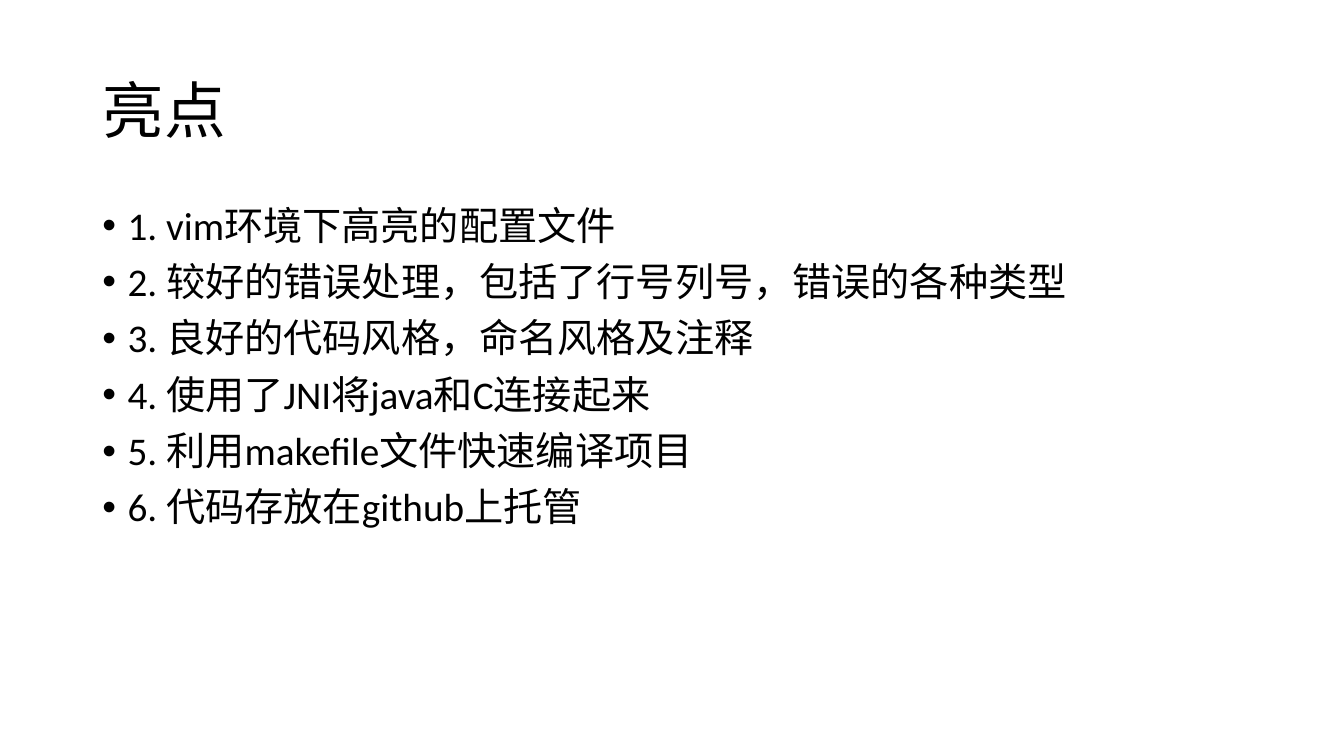
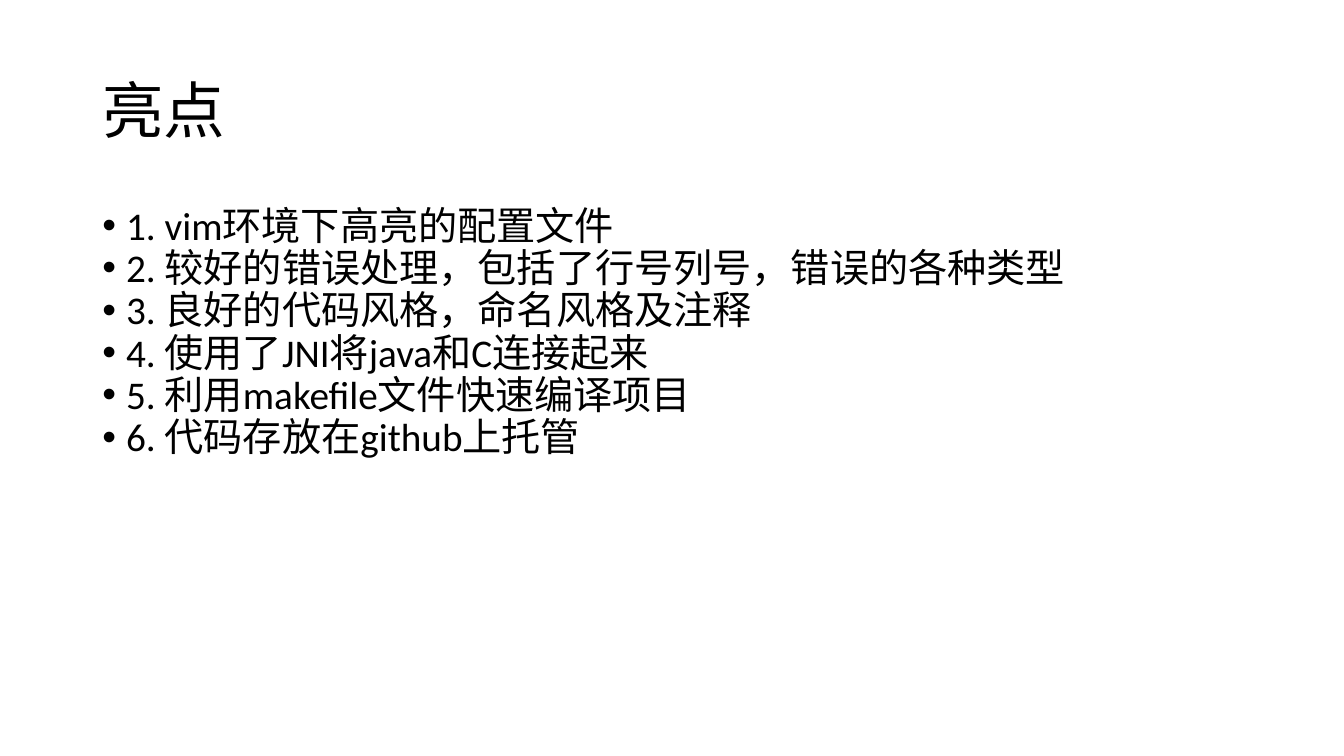
Before and after one commit to ecnucompiler/compiler, a slide deck: slide 3 of 项目说明.pptx. Drawn at 1344x756 pixels with LibreOffice and Linux fonts; fonts in the diff are those of the drawing. Boxes give left, top, right and bottom in pixels: in the first picture for what was removed or moved away, otherwise in the second. Text is boxed around its words. In the diff, an @@ line names an element or a change of style, - is before the commit and + after.

```diff
--- a/项目说明.pptx
+++ b/项目说明.pptx
@@ text "1. vim环境下高亮的配置文件" at box(126, 207, 1065, 458): indent changed; less space between paragraphs @@
```
Also in this commit, not shown: 2 other slides changed, 2 slides added, 1 slide removed, 9 other files.
